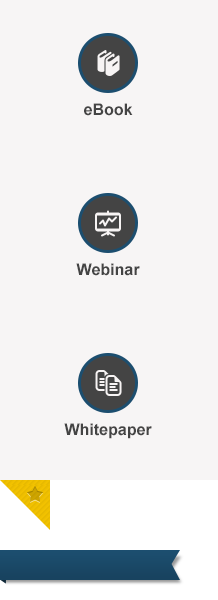
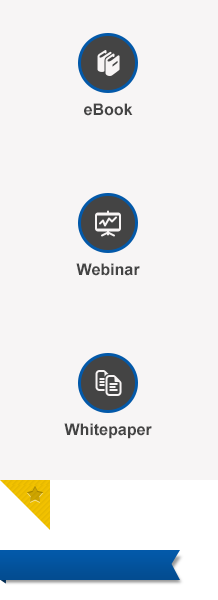
Revision of a layered 218x600 image; what changed, layer by layer:
painted on "ribbon" (2nd of 3, in "faixa" › "ribbon") over <box>0,550,180,580</box>
painted on "ribbon" (3rd of 3, in "faixa" › "ribbon") over <box>0,579,6,584</box>
